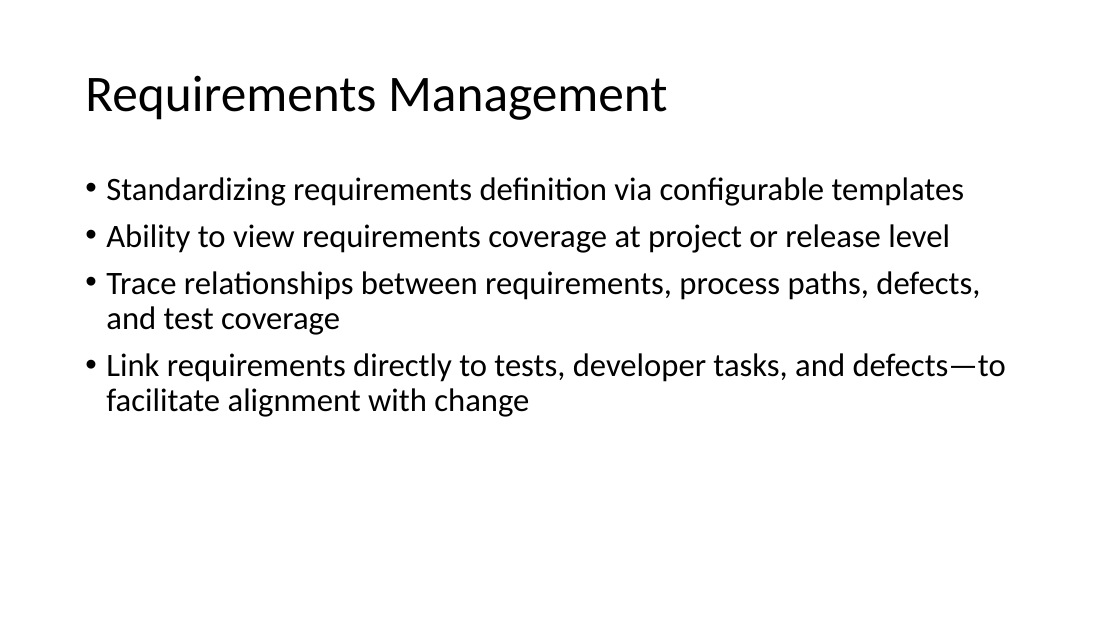
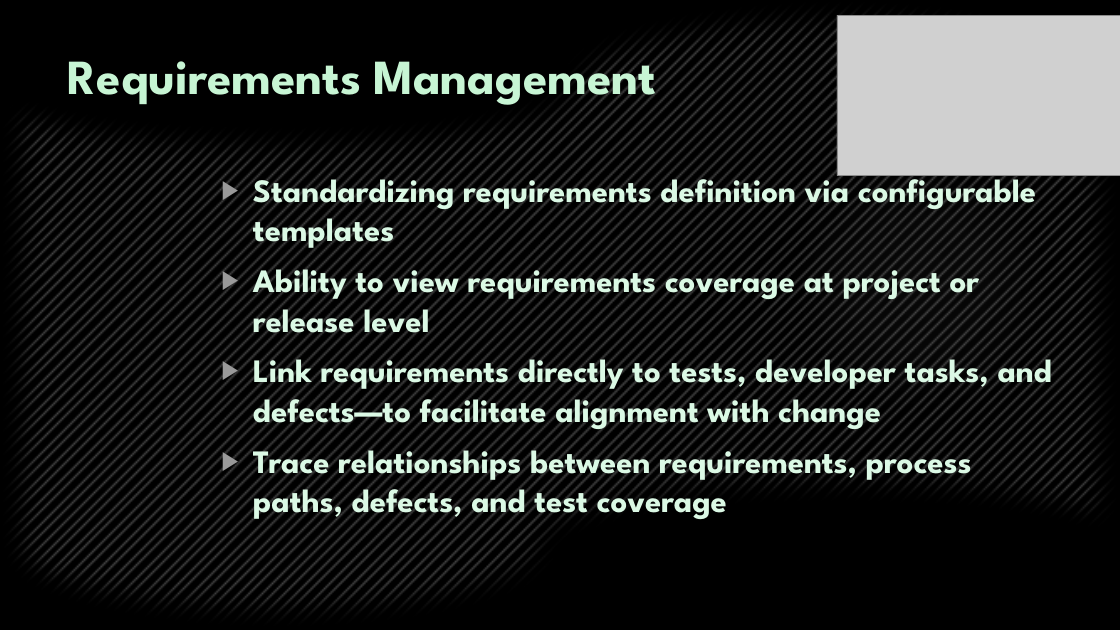
Before and after one commit to Team-Griffin-SQA-2015/Presentation-Preparations, a slide deck: slide 4 of 04. TestCaseManagementSystem defense - 27.11.15/HP Quality Center.pptx. Drawn at 1120x630 pixels with LibreOffice and Linux fonts; fonts in the diff are those of the drawing; grey boxes stand for pictures; background and template pictures are left out. Boxes give left, top, right and bottom in pixels: in the first picture for what was removed or moved away, otherwise in the second. Text is boxed around its words. In the diff, an @@ line names an element or a change of style, - is before the commit and + after.

```diff
--- a/04. TestCaseManagementSystem defense - 27.11.15/HP Quality Center.pptx
+++ b/04. TestCaseManagementSystem defense - 27.11.15/HP Quality Center.pptx
@@ background #FFFFFF to picture (left out) @@
@@ flow chart punched tape added at (0, 0, 1120, 630), fill pattern #4D4D4D on #000000 @@
@@ picture added at (837, 15, 1120, 176) @@
@@ title "Requirements Management": place and size @@
-title "Requirements Management" at (85, 75, 667, 120)
+title "Requirements Management" at (68, 46, 656, 109)
@@ title "Requirements Management" at (68, 46, 656, 109): size 44 to 42 pt, font Calibri to League Spartan, text colour #000000 to #C7F5D4, bold on; line spacing 0.9 to 1; vertical alignment middle to top @@
@@ text "Standardizing requirements definition via configurable ...": place and size @@
-text "Standardizing requirements definition via configurable ..." at (106, 177, 1006, 417)
+text "Standardizing requirements definition via configurable ..." at (253, 169, 1052, 520)
@@ text at (253, 169, 1036, 520): font Calibri to League Spartan, text colour #000000 to #DBF9E5, bold on in "Standardizing requirements definition via configurable templ ...", "Ability to view requirements coverage at project ...", "Trace relationships between requirements, process paths, def ..."; bullet • to ▶; line spacing 0.9 to 1 @@
@@ ellipse added at (791, 154, 1049, 413), fill gradient #666666 @@
@@ text at (106, 353, 1006, 417): paragraph removed @@
-• Link requirements directly to tests, developer tasks, and defects—to facilitate alignment with change
@@ text at (253, 349, 1052, 430): paragraph added @@
+▶ Link requirements directly to tests, developer tasks, and defects—to facilitate alignment with change
```
Also in this commit, not shown: 9 other slides changed, 1 slide added, 1 slide removed.
